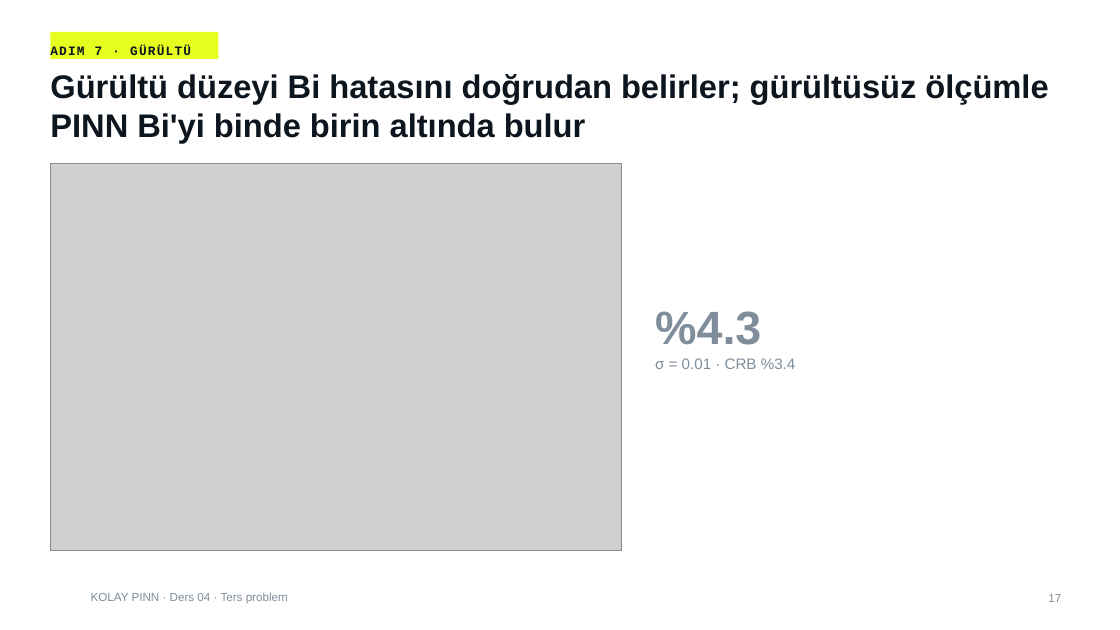
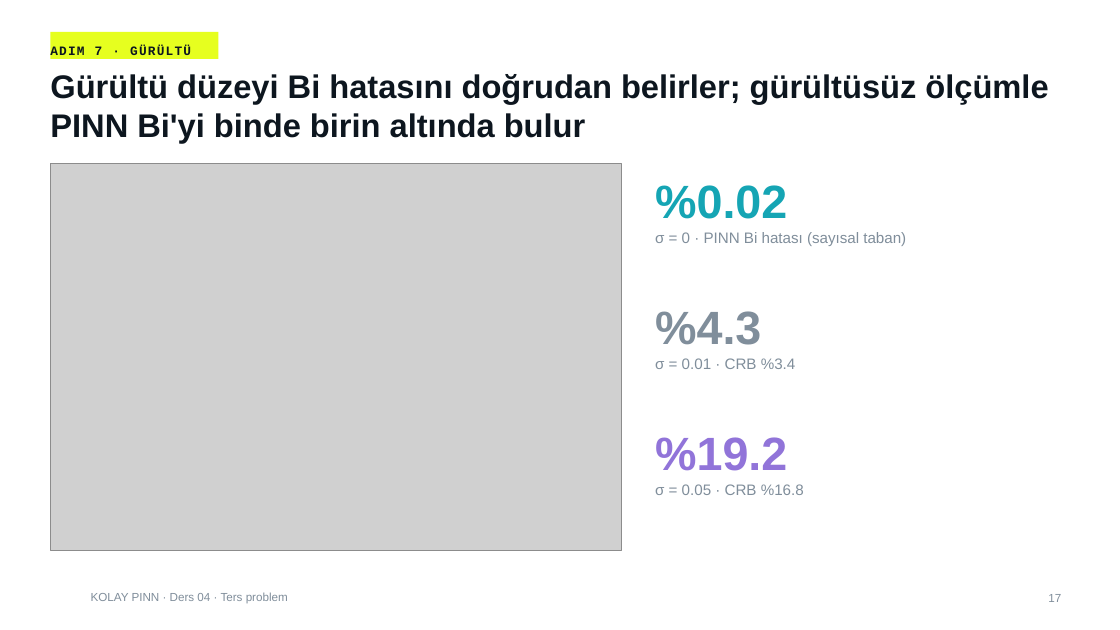
Before and after one commit to mikbalarikan/Kolay-pinn, a slide deck: slide 17 of cases/01-2d-heat-conduction/lecture/ders04/ders04_ters_problem.pptx. Drawn at 1120x630 pixels with LibreOffice and Linux fonts; fonts in the diff are those of the drawing; grey boxes stand for pictures; background and template pictures are left out. Boxes give left, top, right and bottom in pixels: in the first picture for what was removed or moved away, otherwise in the second. Text is boxed around its words. In the diff, an @@ line names an element or a change of style, - is before the commit and + after.

```diff
--- a/cases/01-2d-heat-conduction/lecture/ders04/ders04_ters_problem.pptx
+++ b/cases/01-2d-heat-conduction/lecture/ders04/ders04_ters_problem.pptx
@@ text added at bbox=[655, 185, 906, 246], 13 pt, text #808E9B @@
+%0.02
+σ = 0 · PINN Bi hatası (sayısal taban)
@@ text added at bbox=[655, 437, 804, 495], 13 pt, text #808E9B @@
+%19.2
+σ = 0.05 · CRB %16.8
```
Also in this commit, not shown: 4 other slides changed, 58 other files.
